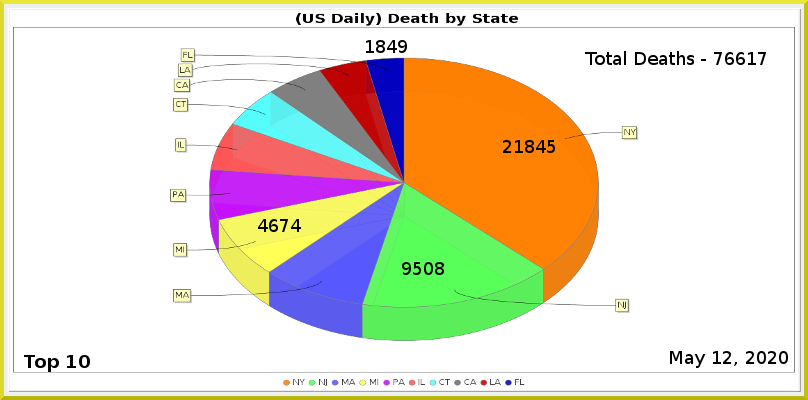
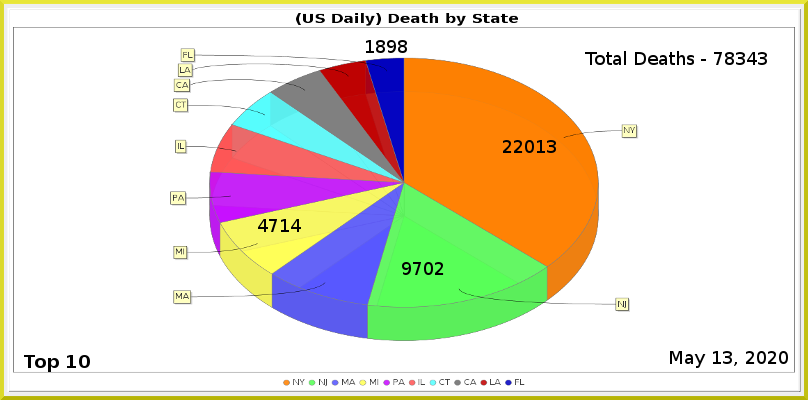
Two versions of the same layered image (w=808, h=400). Layer-by-layer changes:
painted on "Least" over [387, 40, 407, 53]
painted on "MI" over [269, 219, 289, 232]
painted on "NJ" over [413, 262, 444, 275]
painted on "NY" over [514, 140, 556, 153]
renamed "Total Deaths - 76617" to "Total Deaths - 78343", painted on it over [725, 52, 767, 65]
painted on "Current Date" over [723, 351, 732, 364]
painted on "Death_by_State.png" over [170, 48, 639, 341]
